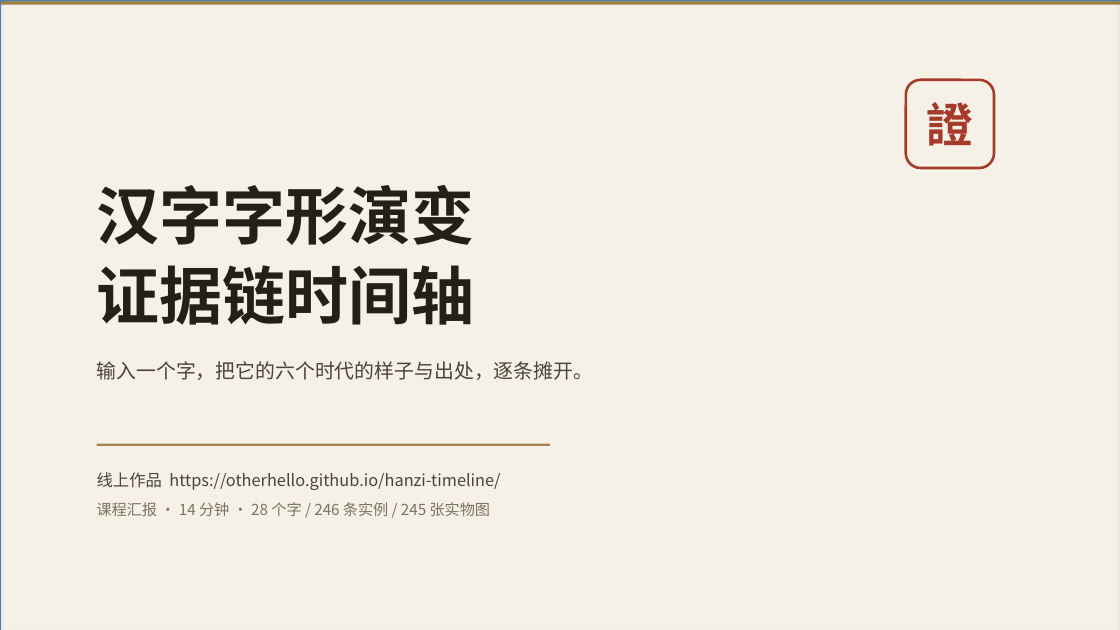
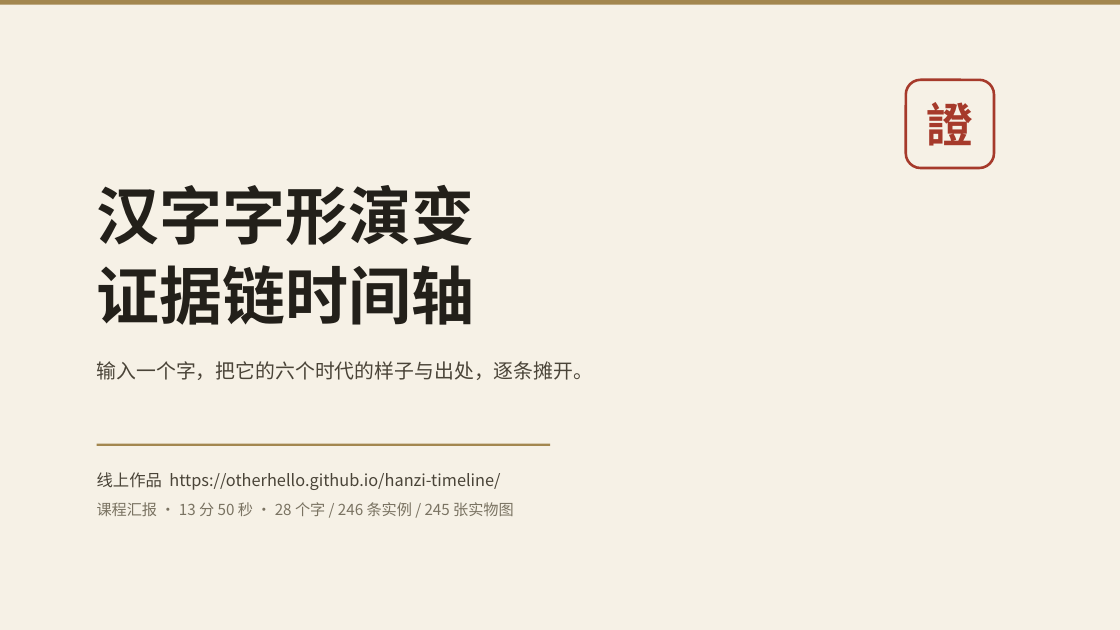
Before and after one commit to Otherhello/hanzi-timeline, a slide deck: slide 1 of docs/汉字字形演变证据链-汇报提纲.pptx. Drawn at 1120x630 pixels with LibreOffice and Linux fonts; fonts in the diff are those of the drawing. Boxes give left, top, right and bottom in pixels: in the first picture for what was removed or moved away, otherwise in the second. Text is boxed around its words. In the diff, an @@ line names an element or a change of style, - is before the commit and + after.

```diff
--- a/docs/汉字字形演变证据链-汇报提纲.pptx
+++ b/docs/汉字字形演变证据链-汇报提纲.pptx
@@ rectangle removed at box(0, 0, 1120, 630) @@
@@ text at box(97, 502, 514, 516): text changed @@
-课程汇报 · 14 分钟 · 28 个字 / 246 条实例 / 245 张实物图
+课程汇报 · 13 分 50 秒 · 28 个字 / 246 条实例 / 245 张实物图
```
Also in this commit, not shown: 16 other slides changed, 2 slides added, 2 slides removed, 2 other files.
